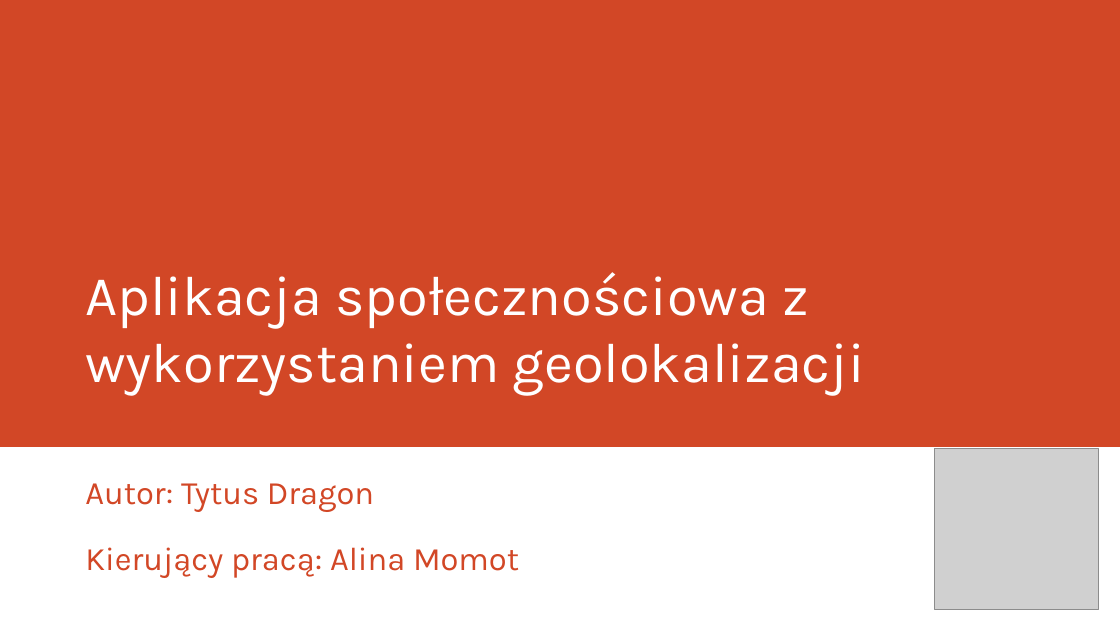
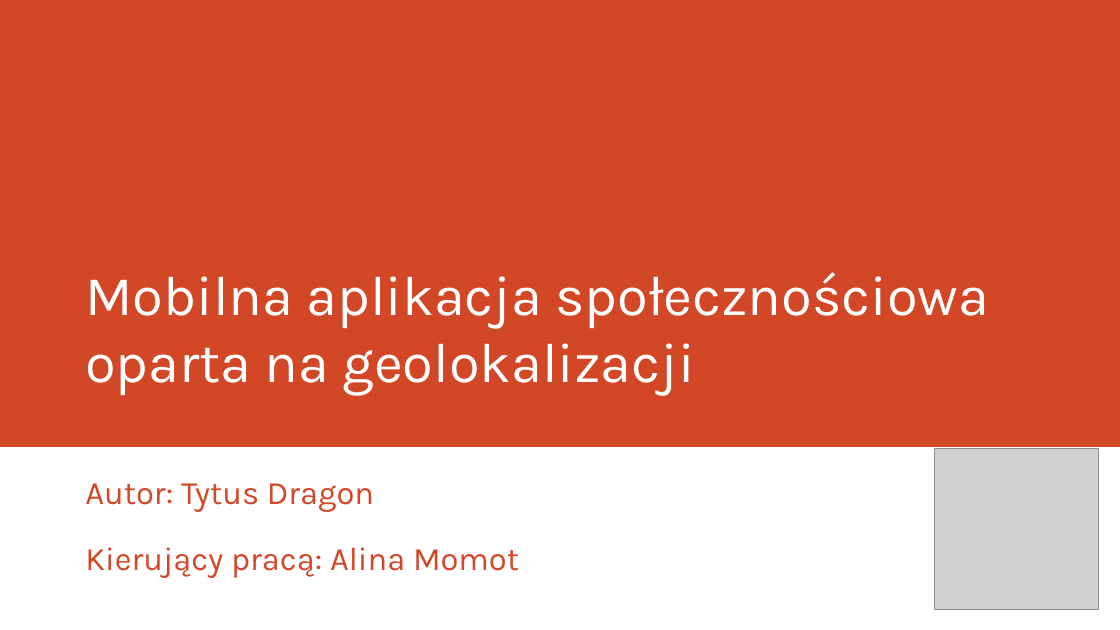
Before and after one commit to buforyaei/tillsammens, a slide deck: slide 1 of Dokumentacja/Tillsammens.pptx. Drawn at 1120x630 pixels with LibreOffice and Linux fonts; fonts in the diff are those of the drawing; grey boxes stand for pictures. Boxes give left, top, right and bottom in pixels: in the first picture for what was removed or moved away, otherwise in the second. Text is boxed around its words. In the diff, an @@ line names an element or a change of style, - is before the commit and + after.

```diff
--- a/Dokumentacja/Tillsammens.pptx
+++ b/Dokumentacja/Tillsammens.pptx
@@ title at box(85, 272, 989, 396): text changed @@
-Aplikacja społecznościowa z wykorzystaniem geolokalizacji
+Mobilna aplikacja społecznościowa oparta na geolokalizacji
```
Also in this commit, not shown: 12 other slides changed, 1 slide added, 1 slide removed, 12 other files.
